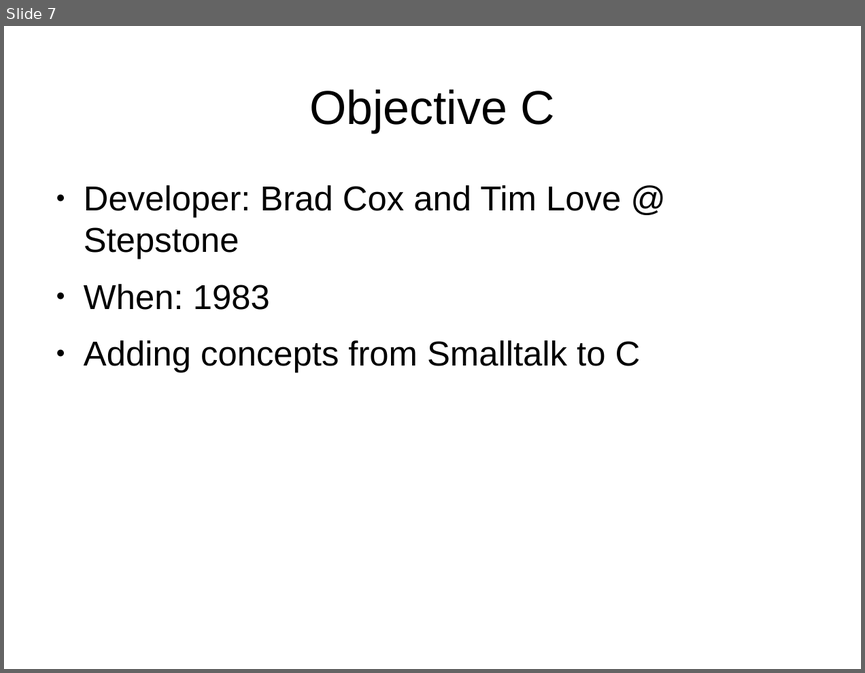
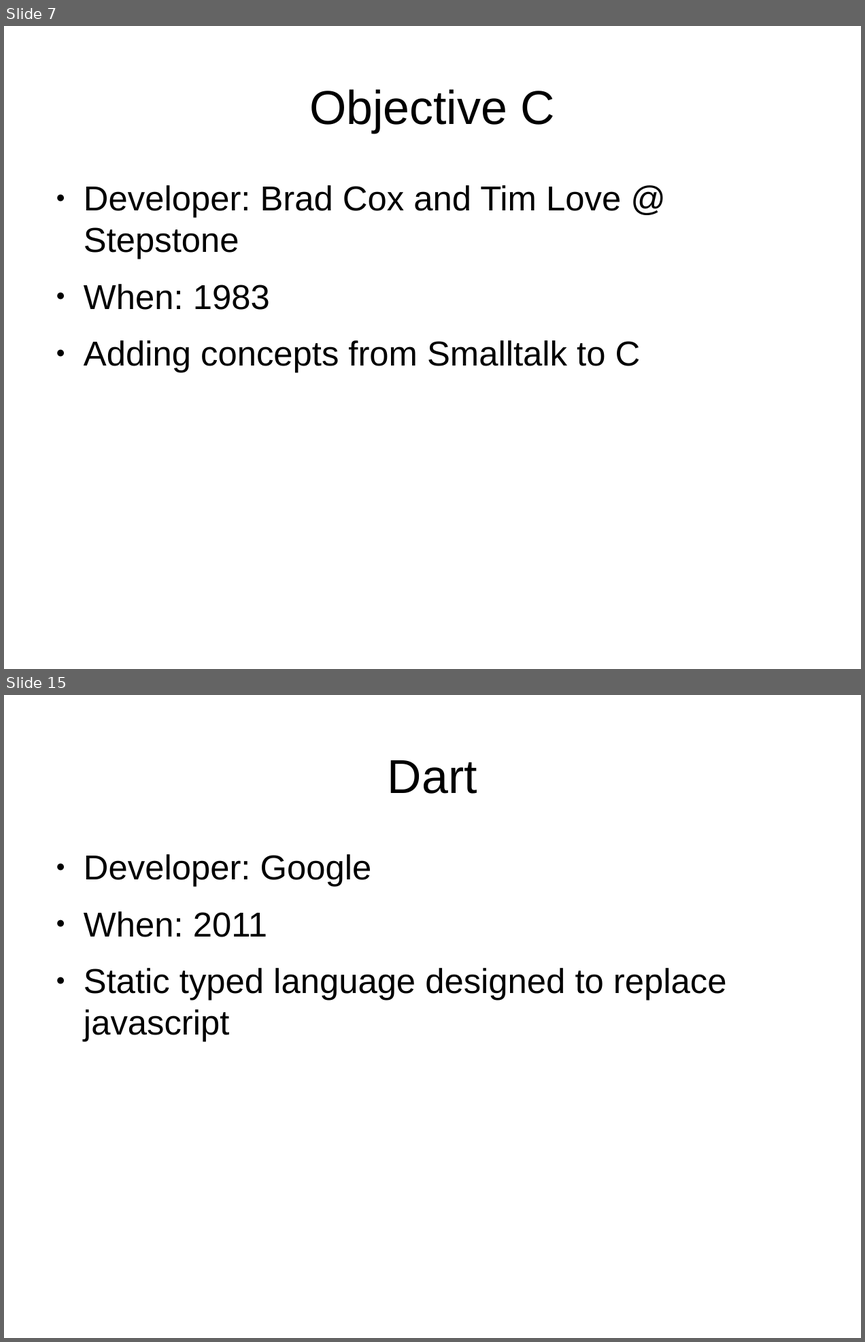
Before and after one commit to cajun-code/Programming_language_swamp_tour, a slide deck: plst.odp. Shown one above the other, each under a label of ours: slide 7 before the commit, slides 7 and 15 after it; the slides between them are not shown. The pictures are 865x673 and 865x1342 pixels, drawn with LibreOffice and Linux fonts; fonts in the diff are those of the drawing; background and template pictures are left out. Boxes give left, top, right and bottom in pixels: in the first picture for what was removed or moved away, otherwise in the second. Text is boxed around its words. In the diff, an @@ line names an element or a change of style, - is before the commit and + after.

```diff
--- a/plst.odp
+++ b/plst.odp
@@ slide 15 added at (4,695,861,1338), background picture (left out) @@
@@ title added at (388,760,477,794), 44 pt, text #000000 @@
+Dart
@@ text added at (84,854,727,1042), 32 pt, text #000000 @@
+● Developer: Google
+● When: 2011
+● Static typed language designed to replace javascript
```
Also in this commit, not shown: 9 other slides added, 1 other file.
